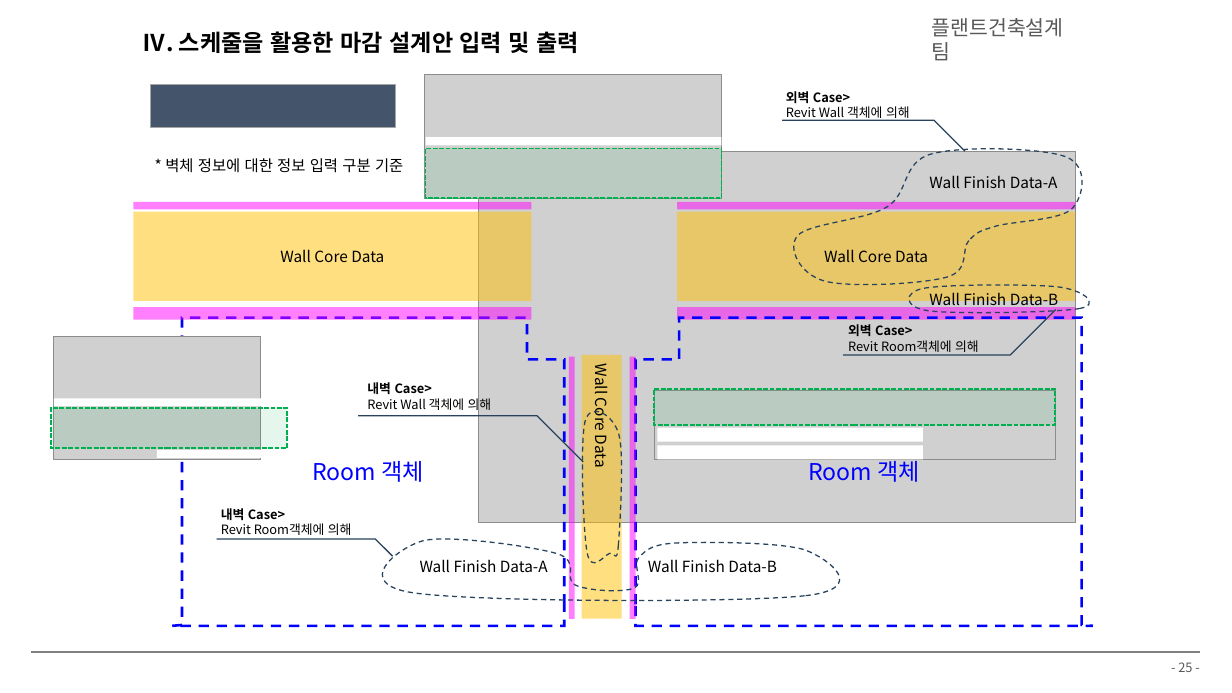
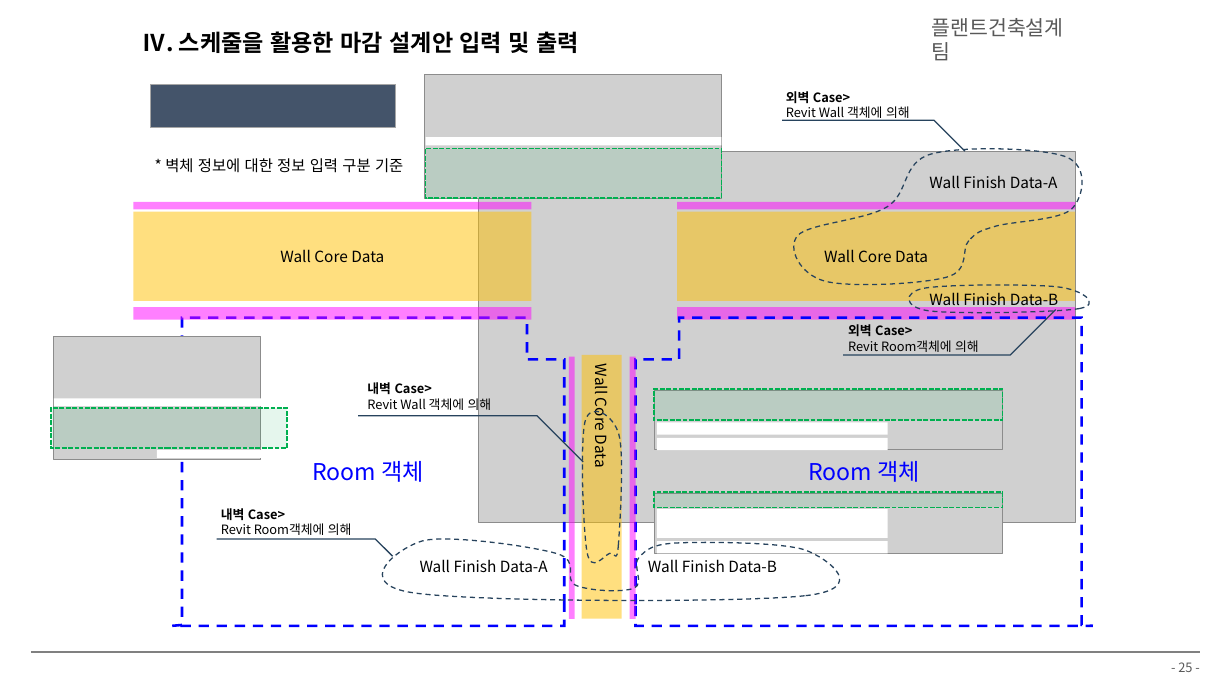
Before and after one commit to hnanmal/mQ, a slide deck: slide 25 of etc/_팀교육/플랜트건축설계팀_BIM 팀 교육자료(2024).pptx. Drawn at 1232x693 pixels with LibreOffice and Linux fonts; fonts in the diff are those of the drawing; grey boxes stand for pictures; background and template pictures are left out. Boxes give left, top, right and bottom in pixels: in the first picture for what was removed or moved away, otherwise in the second. Text is boxed around its words. In the diff, an @@ line names an element or a change of style, - is before the commit and + after.

```diff
--- a/etc/_팀교육/플랜트건축설계팀_BIM 팀 교육자료(2024).pptx
+++ b/etc/_팀교육/플랜트건축설계팀_BIM 팀 교육자료(2024).pptx
@@ rectangle resized from (x1=654, y1=389, x2=1055, y2=425) to (x1=654, y1=389, x2=1003, y2=421) @@
@@ picture resized from (x1=654, y1=391, x2=1055, y2=459) to (x1=654, y1=391, x2=1003, y2=450) @@
@@ rectangle resized from (x1=657, y1=428, x2=923, y2=442) to (x1=657, y1=422, x2=888, y2=434) @@
@@ rectangle resized from (x1=657, y1=445, x2=923, y2=459) to (x1=657, y1=438, x2=888, y2=450) @@
@@ group added at (x1=654, y1=493, x2=1003, y2=554): 3 rectangles, 1 picture @@
```
Also in this commit, not shown: 1 other slide changed, 1 slide added, 49 other files.
